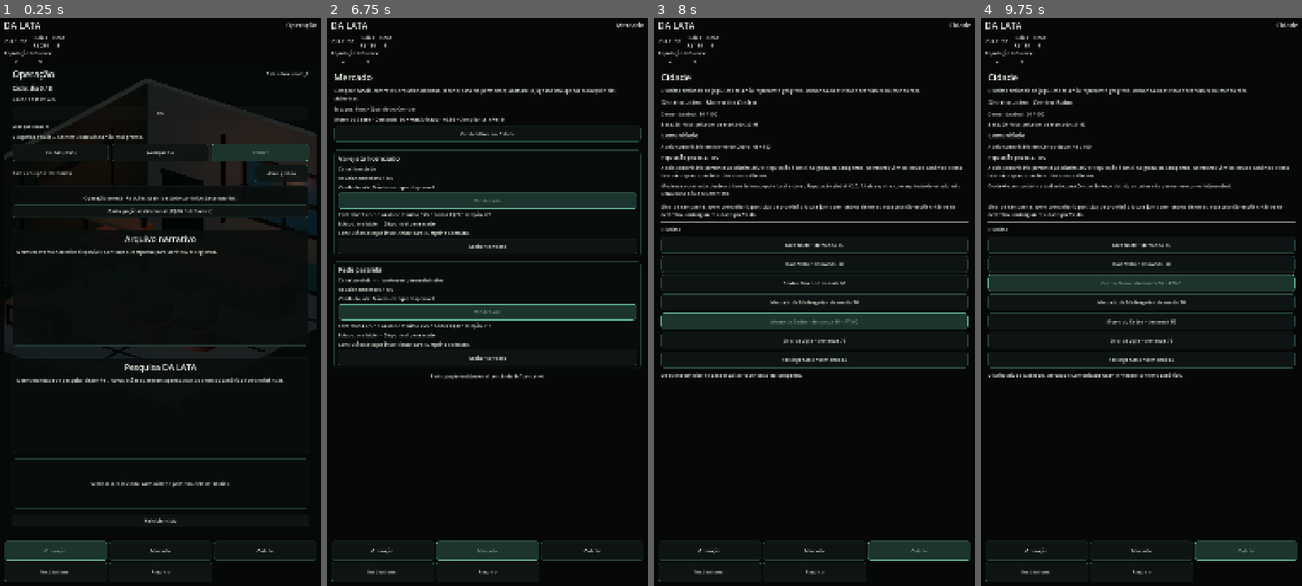
Above: before the commit, frames 1-4 (left to right).
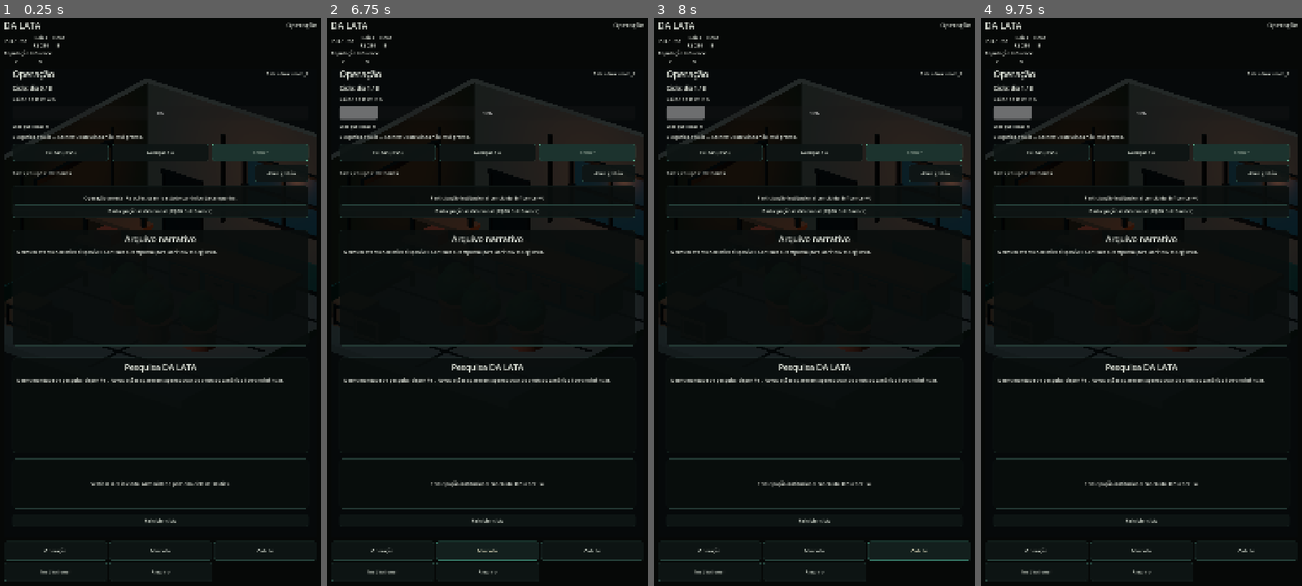
Above: after the commit, the same moments.

Repository: az1nn/growing-rio
Game: Godot game, scene res://scenes/shell/game_shell.tscn
Two runs of this game, one before a commit and one after it. Both use one fixed random seed, a clock stepped at 60 frames per second and the inputs below.
Inputs (mouse positions are in pixels of both pictures, inside the frame that each line leads up to):
- Up to frame 1 (0.25 s): no input
- Up to frame 2 (6.75 s): click "Reiniciar ciclo" at 0.5 s; click "Reiniciar ciclo" at 1.25 s; click "Reiniciar ciclo" at 2 s; click "Cuidar (-R$5)" at 2.75 s; click "Avançar dia" at 3.5 s; click "Abrir gestão" at 4.25 s; click "Fechar gestão" at 5 s; click "Participação institucional (-…" at 5.75 s; click "Mercado" at 6.5 s
- Up to frame 3 (8 s): click "Ver detalhes em Cidade" (after the commit: "Cidade") at 7.25 s
- Up to frame 4 (9.75 s): click (1141, 245) at 8 s, where only the run before the commit has a clickable "Arco Norte • demanda 45"; click (1141, 262) at 8.75 s, where only the run before the commit has a clickable "Baía Velha • demanda 50"; click (1141, 284) at 9.5 s, where only the run before the commit has a clickable "Centro Baixo • demanda 60"

The runs differ from the first frame. In frame 1, 1.2% of the frame differs, in the area x 1-34%, y 91-96%; in frame 2, 17%; in frame 3, 17%; in frame 4, 18%, in the area x 1-99%, y 0-96%.
Error after the commit: Parse Error: Preload file "res://scenes/campaign/campaign_flow_controller.gd" does not exist. (res://scenes/shell/game_shell.gd:16)

Commit message:
reconcile(rb-14): combine RB-11 campaign shell with RB-13 layout

Diff:
--- a/scenes/shell/game_shell.gd
+++ b/scenes/shell/game_shell.gd
@@ -12,6 +12,9 @@
     DESTINATION_INSTITUTIONAL,
     DESTINATION_ARCHIVE,
 ]
+const CAMPAIGN_FLOW_CONTROLLER := preload(
+    "res://scenes/campaign/campaign_flow_controller.gd"
+)
 
 @onready var game_state = get_node("/root/GameState")
 @onready var day_label: Label = %ShellDayLabel
@@ -21,6 +24,7 @@
 @onready var influence_label: Label = %ShellInfluenceLabel
 @onready var destination_label: Label = %DestinationLabel
 @onready var global_status: GridContainer = %GlobalStatus
+@onready var campaign_button: Button = %CampaignButton
 
 @onready var operation_surface: Control = %OperationSurface
 @onready var market_surface: Control = %MarketSurface
@@ -46,14 +50,23 @@
 @onready var overlay_host: PanelContainer = %OverlayHost
 @onready var overlay_title: Label = %OverlayTitle
 @onready var overlay_body: Label = %OverlayBody
+@onready var overlay_choices: VBoxContainer = %OverlayChoices
+@onready var overlay_result: Label = %OverlayResult
+@onready var overlay_close_button: Button = %OverlayCloseButton
 
 var current_destination := DESTINATION_OPERATION
 var active_overlay_id := ""
 var overlay_return_destination := DESTINATION_OPERATION
+var overlay_requires_resolution := false
 var wide_layout := false
+var campaign_flow
+var startup_campaign_prompt_resolved := false
+var campaign_operation_message := ""
 
 func _ready() -> void:
-    game_state.state_changed.connect(_refresh_global_status)
+    campaign_flow = CAMPAIGN_FLOW_CONTROLLER.new(game_state)
+    game_state.state_changed.connect(_on_game_state_changed)
+    game_state.message_posted.connect(_on_game_state_message_posted)
     if market_surface.has_signal("city_requested"):
         market_surface.connect(
             "city_requested",
@@ -63,6 +76,7 @@
     _refresh_global_status()
     apply_layout_for_size(get_viewport_rect().size)
     _apply_destination()
+    call_deferred("_refresh_startup_campaign_prompt")
 
 func destination_ids() -> Array:
     return DESTINATION_IDS.duplicate()
@@ -89,22 +103,30 @@
 
     active_overlay_id = overlay_id
     overlay_return_destination = current_destination
+    overlay_requires_resolution = false
     overlay_title.text = title if not title.is_empty() else "DA LATA"
     overlay_body.text = body
+    overlay_result.text = ""
+    _clear_overlay_choices()
+    overlay_close_button.visible = true
     overlay_host.visible = true
     _refresh_nav_state()
     return true
 
 func close_overlay() -> bool:
-    if active_overlay_id.is_empty():
+    if active_overlay_id.is_empty() or overlay_requires_resolution:
         return false
 
     active_overlay_id = ""
+    overlay_requires_resolution = false
     overlay_host.visible = false
+    overlay_result.text = ""
+    _clear_overlay_choices()
     if DESTINATION_IDS.has(overlay_return_destination):
         current_destination = overlay_return_destination
     overlay_return_destination = current_destination
     _apply_destination()
+    call_deferred("_refresh_narrative_interruption")
     return true
 
 func handle_back_request() -> bool:
@@ -120,6 +142,12 @@
     portrait_nav.columns = 3
     _refresh_nav_state()
 
+func _on_game_state_changed() -> void:
+    _refresh_global_status()
+    if archive_surface.has_method("refresh_from_state"):
+        archive_surface.call("refresh_from_state")
+    call_deferred("_refresh_narrative_interruption")
+
 func _refresh_global_status() -> void:
     day_label.text = "DIA %d / %d" % [game_state.day, game_state.MAX_DAYS]
     cash_label.text = "Caixa\nR$ %d" % game_state.cash
@@ -147,6 +175,7 @@
         modal_active or current_destination == DESTINATION_INSTITUTIONAL
     )
     archive_button.disabled = modal_active or current_destination == DESTINATION_ARCHIVE
+    campaign_button.disabled = modal_active
 
     wide_operation_button.disabled = (
         modal_active or current_destination == DESTINATION_OPERATION
@@ -157,6 +186,302 @@
         modal_active or current_destination == DESTINATION_INSTITUTIONAL
     )
     wide_archive_button.disabled = modal_active or current_destination == DESTINATION_ARCHIVE
+
+func has_campaign_slot() -> bool:
+    return campaign_flow.has_slot()
+
+func open_campaign_menu() -> bool:
+    if not active_overlay_id.is_empty():
+        return false
+    startup_campaign_prompt_resolved = true
+    if not open_overlay(
+        "campaign:menu",
+        "Campanha",
+        "Gerencie o slot local desta campanha.",
+    ):
+        return false
+    _render_campaign_menu()
+    return true
+
+func _refresh_startup_campaign_prompt() -> void:
+    if startup_campaign_prompt_resolved:
+        call_deferred("_refresh_narrative_interruption")
+        return
+    if not active_overlay_id.is_empty():
+        return
+
+    if not campaign_flow.has_slot():
+        startup_campaign_prompt_resolved = true
+        call_deferred("_refresh_narrative_interruption")
+        return
+
+    if not open_overlay(
+        "campaign:startup",
+        "DA LATA",
+        "Uma campanha salva foi encontrada neste dispositivo.",
+    ):
+        return
+    _render_startup_campaign_choices()
+
+func _render_startup_campaign_choices() -> void:
+    overlay_title.text = "DA LATA"
+    overlay_body.text = (
+        "Uma campanha salva foi encontrada. Continue de onde parou ou "
+        + "inicie um novo ciclo sem apagar o slot existente."
+    )
+    overlay_result.text = ""
+    overlay_requires_resolution = true
+    overlay_close_button.visible = false
+    _clear_overlay_choices()
+    _add_overlay_action(
+        "Continuar campanha",
+        Callable(self, "_on_campaign_continue_pressed"),
+    )
+    _add_overlay_action(
+        "Nova campanha",
+        Callable(self, "_on_campaign_new_pressed"),
+    )
+
+func _render_campaign_menu() -> void:
+    overlay_title.text = "Campanha"
+    overlay_body.text = (
+        "O slot local guarda apenas estado canônico do jogo. "
+        + "Navegação e overlays não entram no save."
+    )
+    overlay_result.text = ""
+    overlay_requires_resolution = false
+    overlay_close_button.visible = true
+    _clear_overlay_choices()
+
+    _add_overlay_action(
+        "Salvar campanha",
+        Callable(self, "_on_campaign_save_pressed"),
+    )
+    if campaign_flow.has_slot():
+        _add_overlay_action(
+            "Carregar campanha",
+            Callable(self, "_on_campaign_load_pressed"),
+        )
+    _add_overlay_action(
+        "Nova campanha",
+        Callable(self, "_on_campaign_new_pressed"),
+    )
+
+func _show_campaign_confirmation(action_id: String) -> void:
+    overlay_requires_resolution = true
+    overlay_close_button.visible = false
+    overlay_result.text = ""
+    _clear_overlay_choices()
+
+    match action_id:
+        "overwrite":
+            overlay_title.text = "Substituir save?"
+            overlay_body.text = (
+                "O slot atual será substituído pela campanha em memória. "
+                + "Essa ação exige confirmação."
+            )
+            _add_overlay_action(
+                "Confirmar substituição",
+                Callable(self, "_on_campaign_confirm_save_pressed"),
+            )
+        "new":
+            overlay_title.text = "Nova campanha?"
+            overlay_body.text = (
+                "O ciclo ativo será reiniciado. O slot salvo não será apagado "
+                + "até que você escolha salvar por cima dele."
+            )
+            _add_overlay_action(
+                "Confirmar novo ciclo",
+                Callable(self, "_on_campaign_confirm_new_pressed"),
+            )
+        _:
+            _render_campaign_menu()
+            return
+
+    _add_overlay_action(
+        "Cancelar",
+        Callable(self, "_on_campaign_confirmation_cancel_pressed"),
+    )
+
+func _add_overlay_action(label: String, callback: Callable) -> void:
+    var button := Button.new()
+    button.custom_minimum_size = Vector2(0, 54)
+    button.text = label
+    button.pressed.connect(callback)
+    overlay_choices.add_child(button)
+
+func _on_game_state_message_posted(text: String) -> void:
+    if active_overlay_id.begins_with("campaign:"):
+        campaign_operation_message = text
+
+func _on_campaign_continue_pressed() -> void:
+    _perform_campaign_load()
+
+func _on_campaign_load_pressed() -> void:
+    _perform_campaign_load()
+
+func _on_campaign_save_pressed() -> void:
+    if campaign_flow.has_slot():
+        _show_campaign_confirmation("overwrite")
+        return
+    _perform_campaign_save()
+
+func _on_campaign_new_pressed() -> void:
+    _show_campaign_confirmation("new")
+
+func _on_campaign_confirm_save_pressed() -> void:
+    _perform_campaign_save()
+
+func _on_campaign_confirm_new_pressed() -> void:
+    var result: Dictionary = campaign_flow.start_new_campaign()
+    if not bool(result.get("ok", false)):
+        overlay_result.text = String(
+            result.get("error", "Não foi possível iniciar uma nova campanha.")
+        )
+        return
+    startup_campaign_prompt_resolved = true
+    overlay_requires_resolution = false
+    close_overlay()
+
+func _on_campaign_confirmation_cancel_pressed() -> void:
+    if active_overlay_id == "campaign:startup":
+        _render_startup_campaign_choices()
+    else:
+        _render_campaign_menu()
+
+func _perform_campaign_save() -> Dictionary:
+    var result: Dictionary = campaign_flow.save_campaign()
+    if not bool(result.get("ok", false)):
+        overlay_result.text = String(
+            result.get("error", "Não foi possível salvar a campanha.")
+        )
+        return result
+
+    overlay_requires_resolution = false
+    overlay_close_button.visible = true
+    _render_campaign_menu()
+    overlay_result.text = "Campanha salva neste dispositivo."
+    return result
+
+func _perform_campaign_load() -> Dictionary:
+    campaign_operation_message = ""
+    var result: Dictionary = campaign_flow.load_campaign()
+    if not bool(result.get("ok", false)):
+        var message := campaign_operation_message
+        if message.is_empty():
+            message = String(
+                result.get(
+                    "error",
+                    "Não foi possível carregar a campanha; o estado ativo foi preservado.",
+                )
+            )
+        overlay_result.text = message
+        return {
+            "ok": false,
+            "error": message,
+        }
+
+    startup_campaign_prompt_resolved = true
+    overlay_requires_resolution = false
+    close_overlay()
+    return result
+
+func _refresh_narrative_interruption() -> void:
+    if not active_overlay_id.is_empty():
+        return
+
+    var available_ids: Array = Array(game_state.available_narrative_event_ids())
+    if available_ids.is_empty():
+        return
+
+    var event_id := String(available_ids[0])
+    var presentation: Dictionary = game_state.narrative_event_presentation(event_id)
+    if presentation.is_empty():
+        return
+
+    active_overlay_id = "narrative:%s" % event_id
+    overlay_return_destination = current_destination
+    overlay_requires_resolution = true
+    overlay_title.text = String(presentation.get("display_title", "Registro narrativo"))
+    overlay_body.text = String(presentation.get("body_text", ""))
+    overlay_result.text = ""
+    overlay_close_button.visible = false
+    _clear_overlay_choices()
+
+    var choice_labels: Dictionary = Dictionary(presentation.get("choice_labels", {}))
+    for choice_id_value in Array(presentation.get("choice_ids", [])):
+        var choice_id := String(choice_id_value)
+        var button := Button.new()
+        button.custom_minimum_size = Vector2(0, 54)
+        button.text = String(choice_labels.get(choice_id, choice_id))
+        button.pressed.connect(
+            _on_narrative_choice_pressed.bind(event_id, choice_id)
+        )
+        overlay_choices.add_child(button)
+
+    overlay_host.visible = true
+    _refresh_nav_state()
+
+func _on_narrative_choice_pressed(event_id: String, choice_id: String) -> void:
+    var presentation: Dictionary = game_state.narrative_event_presentation(event_id)
+    var choice_labels: Dictionary = Dictionary(presentation.get("choice_labels", {}))
+    var result: Dictionary = Dictionary(
+        archive_surface.call("resolve_narrative_choice", event_id, choice_id)
+    )
+    if not bool(result.get("changed", false)):
+        overlay_result.text = String(
+            result.get("message", "A escolha não pôde ser registrada.")
+        )
+        return
+
+    _clear_overlay_choices()
+    overlay_requires_resolution = false
+    overlay_close_button.visible = true
+
+    var choice_label := String(choice_labels.get(choice_id, choice_id))
+    overlay_result.text = (
+        "Escolha registrada: %s.\nSinais: %s.\nLimites: %s."
+        % [
+            choice_label,
+            _format_system_signals(Array(result.get("system_signals", []))),
+            _format_canon_guardrails(Array(result.get("canon_guardrails", []))),
+        ]
+    )
+
+func _clear_overlay_choices() -> void:
+    for child in overlay_choices.get_children():
+        overlay_choices.remove_child(child)
+        child.queue_free()
+
+func _format_system_signals(values: Array) -> String:
+    var labels := {
+        "signal_research_up": "pesquisa ↑",
+        "signal_research_down": "pesquisa ↓",
+        "signal_memory_up": "memória ↑",
+        "signal_community_up": "comunidade ↑",
+        "signal_reputation_neutral": "reputação estável",
+    }
+    var parts: Array = []
+    for value in values:
+        var item_id := String(value)
+        parts.append(String(labels.get(item_id, item_id)))
+    return "sem sinal adicional" if parts.is_empty() else ", ".join(parts)
+
+func _format_canon_guardrails(values: Array) -> String:
+    var labels := {
+        "symbol_order_remains_open": "ordem dos símbolos permanece em aberto",
+        "onda_can_provenance_remains_open":
+            "procedência da lata Onda permanece em aberto",
+        "material_compatibility_does_not_prove_lineage":
+            "compatibilidade material não prova linhagem",
+        "influence_is_access_not_control": "Influence representa acesso, não controle",
+        "no_targeted_persuasion": "sem persuasão política direcionada",
+    }
+    var parts: Array = []
+    for value in values:
+        var item_id := String(value)
+        parts.append(String(labels.get(item_id, item_id)))
+    return "sem limite adicional" if parts.is_empty() else ", ".join(parts)
 
 func _destination_display_name(destination_id: String) -> String:
     match destination_id:
@@ -198,6 +523,8 @@
 func _on_archive_pressed() -> void:
     navigate_to(DESTINATION_ARCHIVE)
 
+func _on_campaign_pressed() -> void:
+    open_campaign_menu()
 
 func _on_market_city_requested() -> void:
     navigate_to(DESTINATION_CITY)
